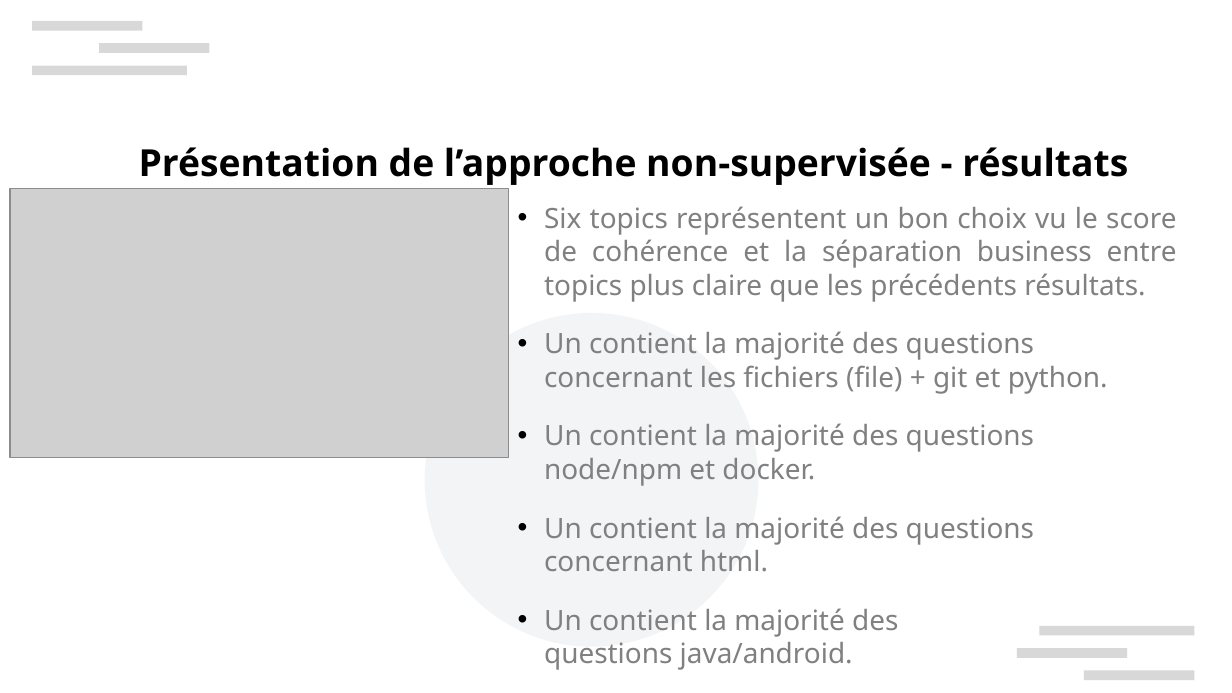
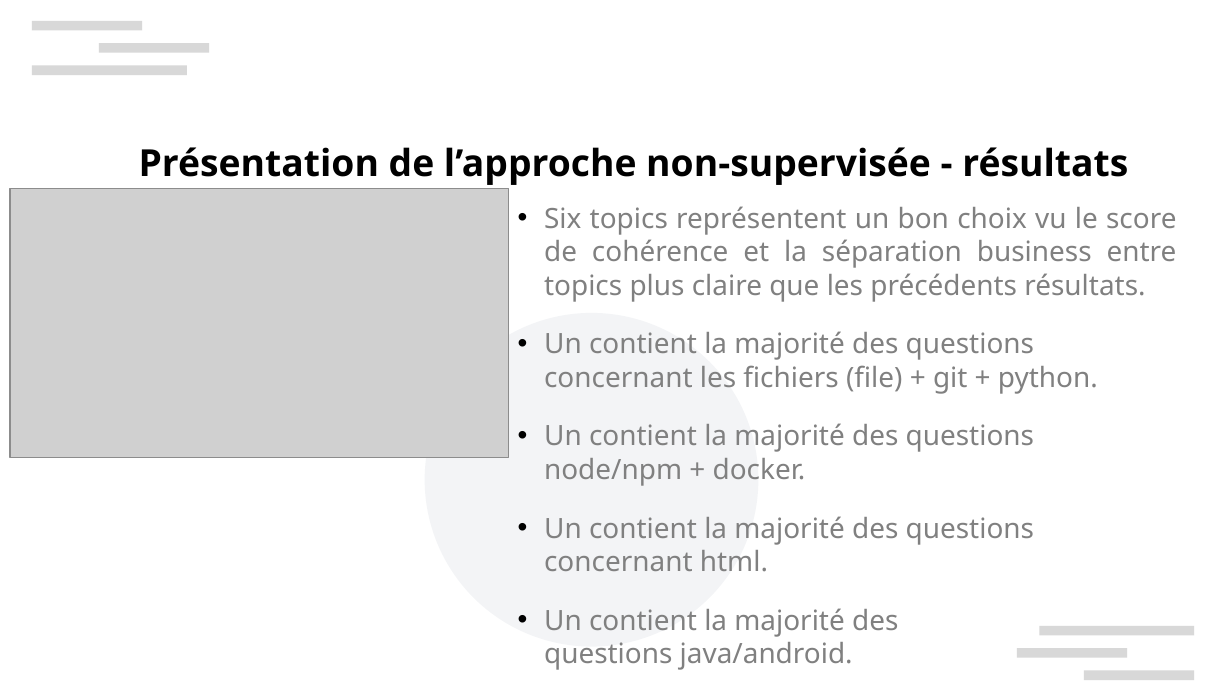
Before and after one commit to xbarrelet/ml-project-5, a slide deck: slide 12 of Barrelet_Xavier_7_presentation_082024.pptx. Drawn at 1232x693 pixels with LibreOffice and Linux fonts; fonts in the diff are those of the drawing; grey boxes stand for pictures; background and template pictures are left out. Boxes give left, top, right and bottom in pixels: in the first picture for what was removed or moved away, otherwise in the second. Text is boxed around its words. In the diff, an @@ line names an element or a change of style, - is before the commit and + after.

```diff
--- a/Barrelet_Xavier_7_presentation_082024.pptx
+++ b/Barrelet_Xavier_7_presentation_082024.pptx
@@ text at box(544, 331, 1098, 486): text changed @@
-• Un contient la majorité des questions concernant les fichiers (file) + git et python.
-• Un contient la majorité des questions node/npm et docker.
+• Un contient la majorité des questions concernant les fichiers (file) + git + python.
+• Un contient la majorité des questions node/npm + docker.
```
Also in this commit, not shown: 9 other slides changed, 6 other files.
